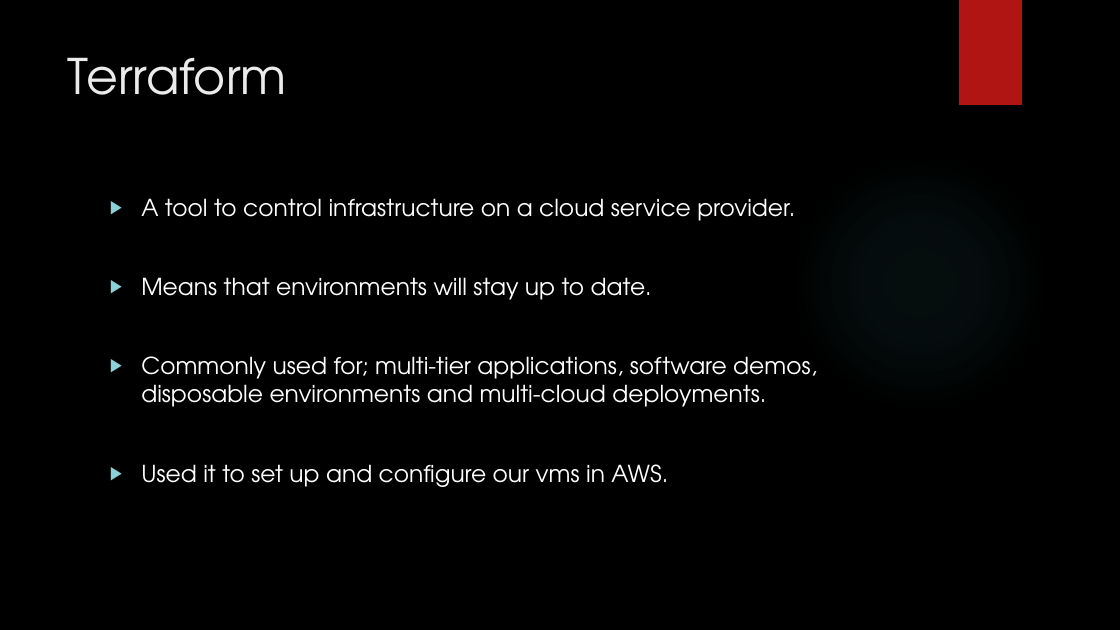
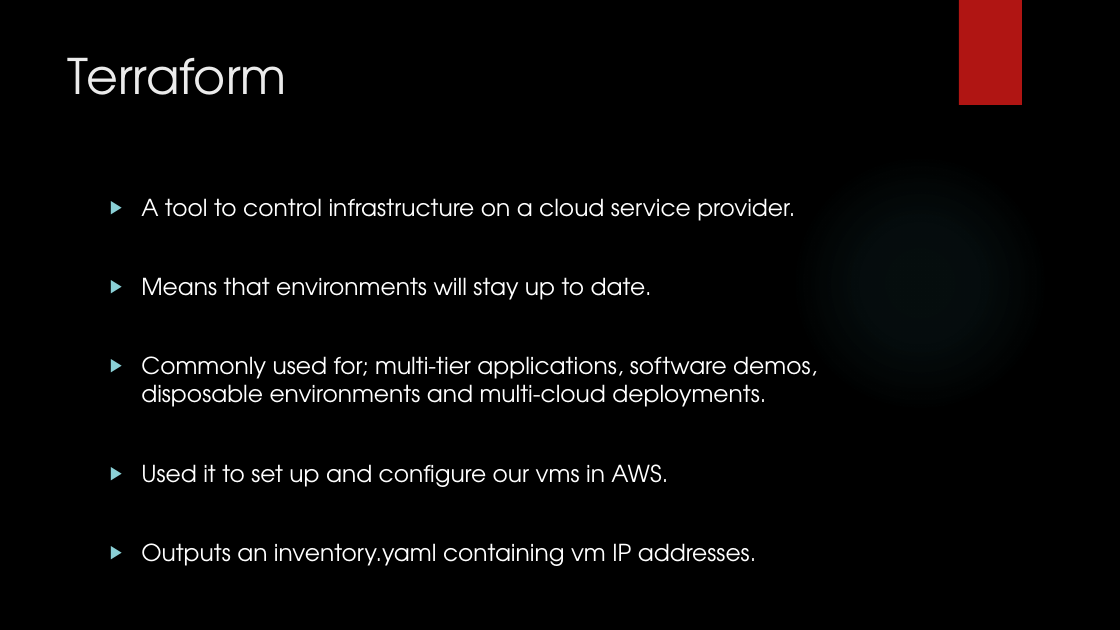
Before and after one commit to fabriziodea/BluePetClinic, a slide deck: slide 9 of Presentation.pptx. Drawn at 1120x630 pixels with LibreOffice and Linux fonts; fonts in the diff are those of the drawing; background and template pictures are left out. Boxes give left, top, right and bottom in pixels: in the first picture for what was removed or moved away, otherwise in the second. Text is boxed around its words. In the diff, an @@ line names an element or a change of style, - is before the commit and + after.

Commit message:
ammended the terraform slide and script

```diff
--- a/Presentation.pptx
+++ b/Presentation.pptx
@@ text at <box>141,543,756,566</box>: paragraph added @@
+▶ Outputs an inventory.yaml containing vm IP addresses.
```
